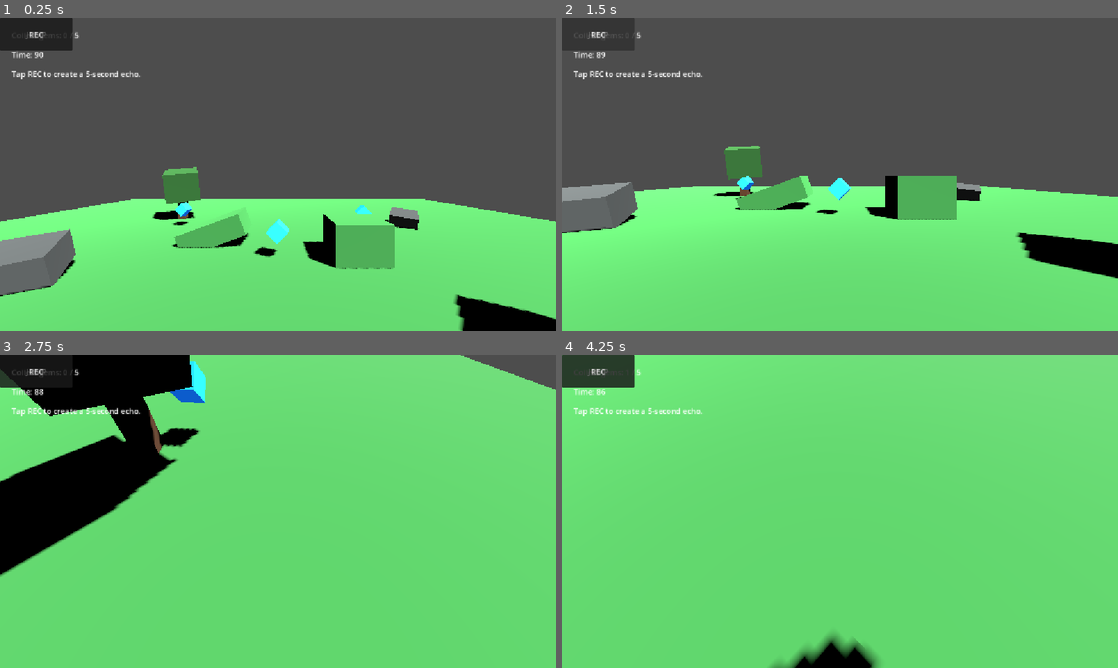
Above: before the commit, frames 1-4 (two rows, left to right).
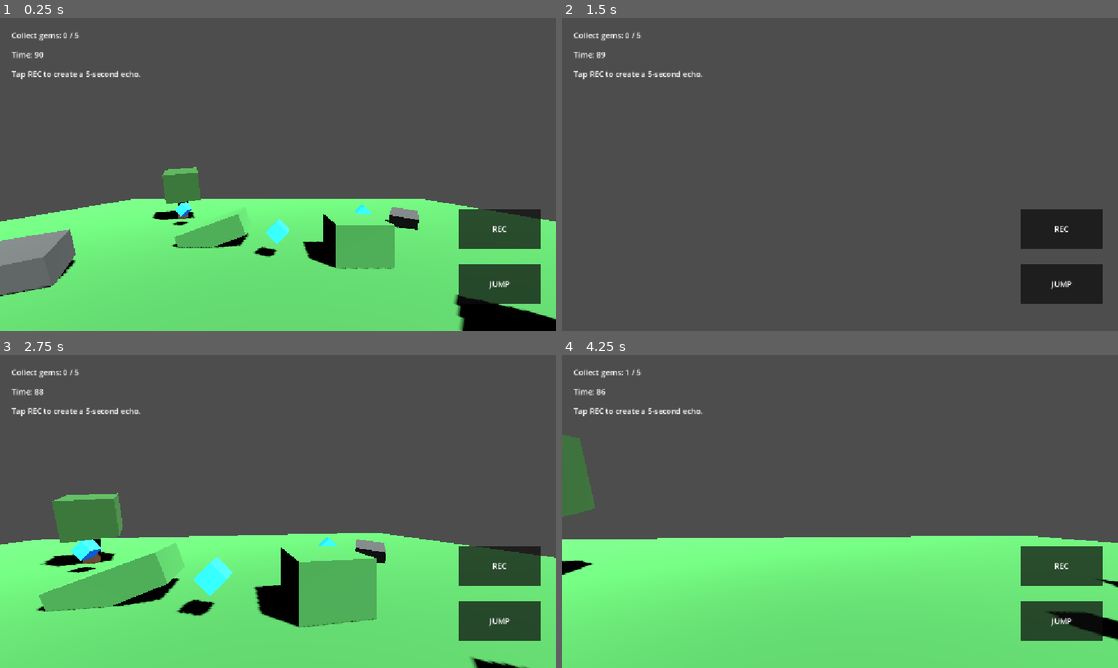
Above: after the commit, the same moments.

Repository: tan15hacks/lowpoly-android
Game: Godot game, scene res://scenes/main.tscn
The game is run twice, just before and just after one commit, with the same random seed, the same clock (stepped at 60 frames per second) and the same inputs.
Inputs (mouse positions are in pixels of both pictures, inside the frame that each line leads up to):
- Up to frame 1 (0.25 s): no input
- Up to frame 2 (1.5 s): click (600, 33) at 0.5 s, where only the run before the commit has a clickable "JUMP"; click (600, 33) at 1.25 s, where only the run before the commit has a clickable "REC"
- Up to frame 3 (2.75 s): move the mouse to (305, 511) at 2.02 s; hold W (move_forward) from 2.03 s (still down); tap Space (jump) at 2.27 s
- Up to frame 4 (4.25 s): keep holding W (move_forward); move the mouse to (812, 511) at 2.77 s; tap Space (jump) at 3.02 s; move the mouse to (851, 505) at 3.52 s

The runs differ from the first frame. In frame 1, 5.0% of the frame differs, in the area x 0-98%, y 0-92%; in frame 2, 46%; in frame 3, 77%, in the area x 0-100%, y 0-100%; in frame 4, 75%.
Error before the commit: Invalid assignment of property or key 'position' with value of type 'Vector2' on a base object of type 'null instance'. (res://scripts/mobile_controls.gd:92)

Commit message:
Replace mobile buttons with visible control panels

Diff:
--- a/lowpoly-android/scenes/mobile_controls.tscn
+++ b/lowpoly-android/scenes/mobile_controls.tscn
@@ -29,12 +29,26 @@
 texture = SubResource("GradientTexture2D_circle")
 stretch_mode = 5
 
-[node name="JumpButton" type="Button" parent="."]
-offset_right = 150.0
-offset_bottom = 68.0
+[node name="JumpPanel" type="ColorRect" parent="."]
+offset_right = 170.0
+offset_bottom = 84.0
+color = Color(0.05, 0.05, 0.05, 0.72)
+
+[node name="Label" type="Label" parent="JumpPanel"]
+offset_right = 170.0
+offset_bottom = 84.0
 text = "JUMP"
+horizontal_alignment = 1
+vertical_alignment = 1
 
-[node name="RecordButton" type="Button" parent="."]
-offset_right = 150.0
-offset_bottom = 68.0
+[node name="RecordPanel" type="ColorRect" parent="."]
+offset_right = 170.0
+offset_bottom = 84.0
+color = Color(0.05, 0.05, 0.05, 0.72)
+
+[node name="Label" type="Label" parent="RecordPanel"]
+offset_right = 170.0
+offset_bottom = 84.0
 text = "REC"
+horizontal_alignment = 1
+vertical_alignment = 1
